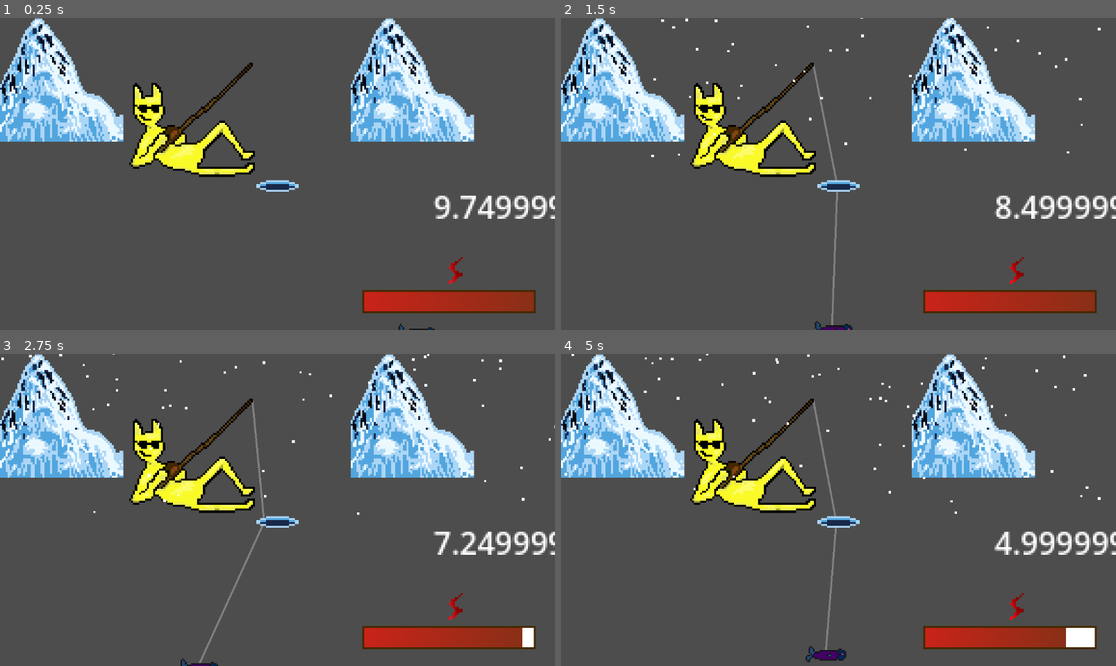
Above: before the commit, frames 1-4 (two rows, left to right).
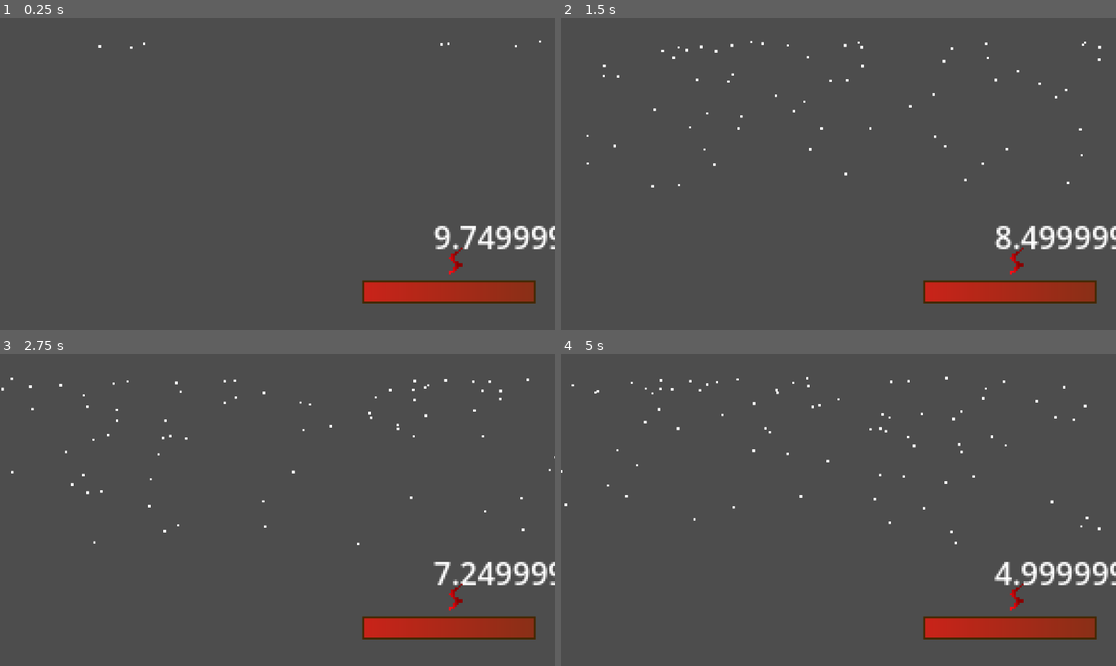
Above: after the commit, the same moments.

Repository: jayvinius/microjam-53
Game: Godot game, scene res://Scenes/Managers/game_manager.tscn
Same seed, same stepped clock (60 frames per second), same inputs: the game is played once before the commit and once after it. The project has no main scene, so this scene is started directly.
Inputs:
- Up to frame 1 (0.25 s): no input
- Up to frame 2 (1.5 s): tap Space (reel_in) at 0.6 s; tap E (eat) at 1.35 s
- Up to frame 3 (2.75 s): tap Space (reel_in) at 1.55, 2.1 s
- Up to frame 4 (5 s): tap U (use) at 2.85 s; tap Space (reel_in) at 3.05, 3.6, 4.55 s; tap E (eat) at 4.35 s

The runs differ from the first frame. In frame 1, 19% of the frame differs, in the area x 0-100%, y 0-100%; in frame 2, 19%; in frame 3, 19%; in frame 4, 20%, in the area x 0-100%, y 0-99%.
Error after the commit: Modulo by zero error in operator '%'. (res://Scenes/Managers/game_manager.gd:47)

Commit message:
holy git batman

Diff:
--- a/Scenes/Fish/fish.gd
+++ b/Scenes/Fish/fish.gd
@@ -10,6 +10,10 @@
 
 func _new_target() -> void:
 	target_pos = Vector2(randf_range(-100, 100), randf_range(0, 60))
+	if target_pos.x < global_position.x:
+		%Sprite2D.flip_h = true
+	elif target_pos.x > global_position.x:
+		%Sprite2D.flip_h = false
 
 func _ready() -> void:
 	position = Vector2(randf_range(-100, 100), randf_range(0, 60))
--- a/Scenes/Fish/fish.tscn
+++ b/Scenes/Fish/fish.tscn
@@ -4,11 +4,14 @@
 [ext_resource type="Texture2D" uid="uid://ceytv3uprueiq" path="res://Scenes/Fish/tempfish.png" id="2_rrrj0"]
 
 [sub_resource type="CircleShape2D" id="CircleShape2D_xbfc7"]
+radius = 20.0
 
 [node name="Fish" type="CharacterBody2D" unique_id=1306149153]
+collision_layer = 2
 script = ExtResource("1_rrrj0")
 
 [node name="Sprite2D" type="Sprite2D" parent="." unique_id=1353829730]
+unique_name_in_owner = true
 position = Vector2(-1, 0)
 scale = Vector2(0.78125, 0.78125)
 texture = ExtResource("2_rrrj0")
--- a/Scenes/Managers/game_manager.gd
+++ b/Scenes/Managers/game_manager.gd
@@ -22,6 +22,9 @@
 @export var caught_fish_scene: PackedScene
 var caught_state: bool = false
 
+@export var player_sprites: Array[Texture2D]
+var player_sprite_idx := 0
+
 func _ready() -> void:
 	stamina = max_stamina
 	%StaminaBarBar.max_value = max_stamina
@@ -41,6 +44,8 @@
 		return
 
 	if Input.is_action_just_pressed("reel_in") and stamina > 0:
+		player_sprite_idx = (player_sprite_idx + 1) % player_sprites.size()
+		%Player.texture = player_sprites[player_sprite_idx]
 		if not casted:
 			casted = true
 		if current_fish:
--- a/Scenes/Managers/game_manager.tscn
+++ b/Scenes/Managers/game_manager.tscn
@@ -1,13 +1,19 @@
 [gd_scene format=3 uid="uid://bc47ch04spm75"]
 
 [ext_resource type="Script" uid="uid://d3nw28fk6x6vc" path="res://Scenes/Managers/game_manager.gd" id="1_hqrb7"]
-[ext_resource type="PackedScene" uid="uid://dkcr0hqmnox6t" path="res://Scenes/Fish/fish.tscn" id="2_hqrb7"]
 [ext_resource type="PackedScene" uid="uid://b0o3ufperugmu" path="res://Scenes/UI/caught_fish.tscn" id="2_j1mdm"]
 [ext_resource type="Texture2D" uid="uid://n7cjtiaqor0j" path="res://Scenes/Managers/mountain one.png" id="3_jnrsg"]
-[ext_resource type="Texture2D" uid="uid://dd0j7syvxuj1f" path="res://Scenes/Managers/coolcat.png" id="4_xbfc7"]
+[ext_resource type="Texture2D" uid="uid://suftefvqv3my" path="res://Scenes/Managers/background.png" id="3_pvvng"]
+[ext_resource type="Texture2D" uid="uid://b8lcqcmto7vvl" path="res://Scenes/Managers/mountains2.png" id="4_pvvng"]
+[ext_resource type="Texture2D" uid="uid://dcjcuwvjnncqk" path="res://Scenes/Managers/newcatwithbelly.png" id="4_tuk3w"]
 [ext_resource type="PackedScene" uid="uid://bv2cu65tccmx3" path="res://Scenes/Particles/snow.tscn" id="5_j1mdm"]
+[ext_resource type="Texture2D" uid="uid://w2u43xeav5ek" path="res://Scenes/Managers/sadhill.png" id="5_tuk3w"]
 [ext_resource type="Texture2D" uid="uid://di2j2gahqqlx7" path="res://Scenes/Managers/hole.png" id="6_vlbu8"]
+[ext_resource type="Texture2D" uid="uid://dolu25v2k8can" path="res://Scenes/Managers/newcat.png" id="7_pvvng"]
 [ext_resource type="Texture2D" uid="uid://btjy4yl5kofn8" path="res://Scenes/Managers/stamina bar.png" id="7_vlbu8"]
+[ext_resource type="Texture2D" uid="uid://caflwnxo4go1r" path="res://Scenes/Managers/snowman.png" id="11_nvrdr"]
+[ext_resource type="PackedScene" uid="uid://bbyt60t4w8ig7" path="res://Scenes/Fish/cunty_fish.tscn" id="12_pvvng"]
+[ext_resource type="Script" uid="uid://dwpfp2d5q7s1n" path="res://Scenes/Managers/fishing_line.gd" id="14_nvrdr"]
 
 [sub_resource type="RectangleShape2D" id="RectangleShape2D_hqrb7"]
 size = Vector2(12, 173)
@@ -28,20 +34,35 @@
 [node name="GameManager" type="Node2D" unique_id=1282475959]
 script = ExtResource("1_hqrb7")
 caught_fish_scene = ExtResource("2_j1mdm")
+player_sprites = Array[Texture2D]([ExtResource("7_pvvng"), ExtResource("4_tuk3w")])
+
+[node name="Hole" type="Sprite2D" parent="." unique_id=19513557]
+unique_name_in_owner = true
+position = Vector2(-4.7683716e-07, -50)
+texture = ExtResource("6_vlbu8")
+
+[node name="Background" type="Sprite2D" parent="." unique_id=670000604]
+position = Vector2(7, -150)
+scale = Vector2(1.2753906, 1.2531713)
+texture = ExtResource("3_pvvng")
 
 [node name="MountainOne" type="Sprite2D" parent="." unique_id=218880425]
+visible = false
 position = Vector2(-112, -105)
 texture = ExtResource("3_jnrsg")
 
-[node name="MountainOne2" type="Sprite2D" parent="." unique_id=841715867]
-position = Vector2(70, -105)
-texture = ExtResource("3_jnrsg")
+[node name="Mountains2" type="Sprite2D" parent="." unique_id=540929187]
+visible = false
+position = Vector2(-48, -105)
+texture = ExtResource("4_pvvng")
 
-[node name="Fish" parent="." unique_id=1306149153 instance=ExtResource("2_hqrb7")]
-position = Vector2(0, 45.055)
+[node name="Sadhill" type="Sprite2D" parent="." unique_id=1507201728]
+visible = false
+position = Vector2(16, -105)
+texture = ExtResource("5_tuk3w")
 
 [node name="Camera2D" type="Camera2D" parent="." unique_id=77571387]
-offset = Vector2(0, -56.295)
+offset = Vector2(0, -72.075)
 zoom = Vector2(4, 4)
 
 [node name="StaminaRegenTimer" type="Timer" parent="." unique_id=1622655774]
@@ -58,9 +79,9 @@
 
 [node name="Player" type="Sprite2D" parent="." unique_id=1398494350]
 unique_name_in_owner = true
-position = Vector2(-43.83, -80.83)
+position = Vector2(-44.999996, -65)
 scale = Vector2(1.0365626, 1.0365626)
-texture = ExtResource("4_xbfc7")
+texture = ExtResource("7_pvvng")
 
 [node name="RodTip" type="Marker2D" parent="Player" unique_id=367552732]
 unique_name_in_owner = true
@@ -69,8 +90,11 @@
 [node name="CaughtFish" parent="." unique_id=607923808 instance=ExtResource("2_j1mdm")]
 unique_name_in_owner = true
 visible = false
+position = Vector2(-49, -106.99999)
+scale = Vector2(0.335, 0.335)
 
 [node name="Area2D" type="Area2D" parent="." unique_id=1970060649]
+collision_mask = 2
 
 [node name="CollisionShape2D" type="CollisionShape2D" parent="Area2D" unique_id=1254803981]
 position = Vector2(0, 37.5)
@@ -79,13 +103,8 @@
 [node name="Snow" parent="." unique_id=1818459410 instance=ExtResource("5_j1mdm")]
 position = Vector2(-2, -140)
 
-[node name="Hole" type="Sprite2D" parent="." unique_id=19513557]
-unique_name_in_owner = true
-position = Vector2(0, -50)
-texture = ExtResource("6_vlbu8")
-
 [node name="StaminaBar" type="Sprite2D" parent="." unique_id=311570746]
-position = Vector2(89, 15)
+position = Vector2(89, -5.89)
 texture = ExtResource("7_vlbu8")
 
 [node name="StaminaBarBar" type="ProgressBar" parent="StaminaBar" unique_id=2024972527]
@@ -97,5 +116,16 @@
 theme_override_styles/fill = SubResource("StyleBoxTexture_dtp7y")
 show_percentage = false
 
+[node name="Snowman" type="Sprite2D" parent="." unique_id=554810846]
+position = Vector2(117, -55)
+texture = ExtResource("11_nvrdr")
+
+[node name="CuntyFish" parent="." unique_id=780469981 instance=ExtResource("12_pvvng")]
+position = Vector2(-59, 36)
+
+[node name="FishingLine" type="Node2D" parent="." unique_id=1025205830 node_paths=PackedStringArray("game_manager")]
+script = ExtResource("14_nvrdr")
+game_manager = NodePath("..")
+
 [connection signal="timeout" from="StaminaRegenTimer" to="." method="_on_stamina_regen_timer_timeout"]
 [connection signal="body_entered" from="Area2D" to="." method="_on_area_2d_body_entered"]
--- a/Scenes/UI/caught_fish.gd
+++ b/Scenes/UI/caught_fish.gd
@@ -1,6 +1,6 @@
-extends Control
+extends Node2D
 
 @export var fish: Fish:
 	set(new_fish):
 		fish = new_fish
-		%Label.text = "You caught a %s\n(E)at or (U)se as Bait" % fish.name
+		%SpeachBubble.text = "Oh cool, I got a %s!" % fish.name
--- a/Scenes/UI/caught_fish.tscn
+++ b/Scenes/UI/caught_fish.tscn
@@ -1,31 +1,10 @@
 [gd_scene format=3 uid="uid://b0o3ufperugmu"]
 
 [ext_resource type="Script" uid="uid://ba76jnhk6n0ct" path="res://Scenes/UI/caught_fish.gd" id="1_40o53"]
+[ext_resource type="PackedScene" uid="uid://b4bqdt5bc2snn" path="res://Scenes/Managers/speach_bubble.tscn" id="2_lc5g6"]
 
-[node name="CaughtFish" type="Control" unique_id=607923808]
-layout_mode = 3
-anchors_preset = 8
-anchor_left = 0.5
-anchor_top = 0.5
-anchor_right = 0.5
-anchor_bottom = 0.5
-grow_horizontal = 2
-grow_vertical = 2
+[node name="CaughtFish" type="Node2D" unique_id=944660764]
 script = ExtResource("1_40o53")
 
-[node name="Label" type="Label" parent="." unique_id=444564156]
+[node name="SpeachBubble" parent="." unique_id=505859378 instance=ExtResource("2_lc5g6")]
 unique_name_in_owner = true
-layout_mode = 1
-anchors_preset = 8
-anchor_left = 0.5
-anchor_top = 0.5
-anchor_right = 0.5
-anchor_bottom = 0.5
-offset_left = -144.5
-offset_top = -24.5
-offset_right = 144.5
-offset_bottom = 24.5
-grow_horizontal = 2
-grow_vertical = 2
-text = "You Caught A <Insert Fish Type Here>
-(E)at or (U)se as Bait"
